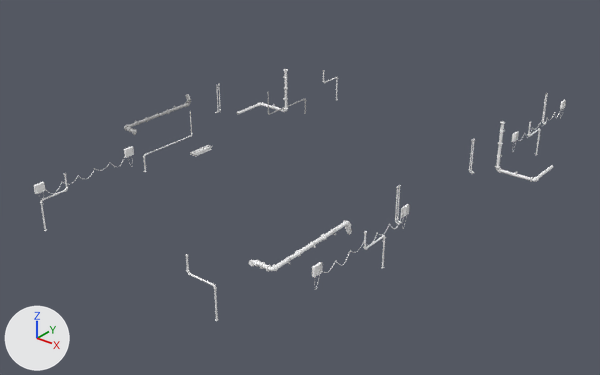
Renders of the FBX model Assets/3dAssets/Buildings/Stage1/Floor1/PipeGrp.fbx from each side of a commit.
Rendered twice from a camera (50 mm lens) standing at (48.8, -47.5, 39.2) and looking at (-2.2, 16.2, -0.3). The lights are fixed; the arrows at lower left show +X, +Y and +Z. Where no turn or scale is listed for an object, it has been applied to the vertices. Vertices at the same position are counted once.

Names of what the first picture shows: 'PipeBassL1', 'PipeBassR1', 'PipeBendL_2', 'PipeBendL_3', 'PipeLongBendR_1', 'TubeRong.002', 'pipeBassRCorner1'.
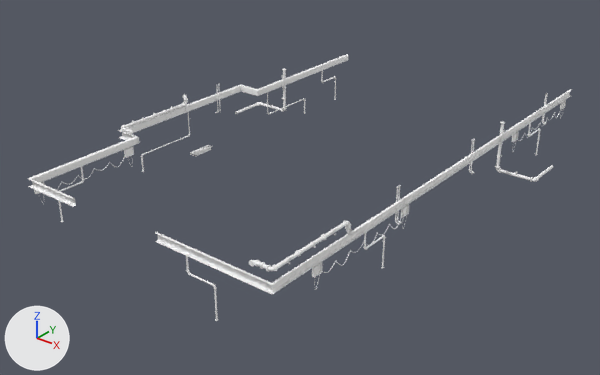
Where the newer file only moved an object's origin or applied its transform, the numbers keep the older frame.

Changed parts and their boxes [x1, y1, x2, y2] in the pictures (600 x 375 px):
'SquarePipeL_1', added
    after: [275, 89, 572, 290]
'SquarePipeL_2', added
    after: [155, 232, 279, 294]
'SquarePipeR_5', added
    after: [28, 138, 134, 188]
'SquarePipeR_3', added
    after: [118, 85, 244, 139]
'SquarePipeR_1', added
    after: [261, 54, 348, 94]
'PipeBassR1', moved
    before: [124, 94, 191, 135]
    after: [121, 94, 188, 135]
'SquarePipeR_6', added
    after: [32, 180, 76, 207]
'pipeBassRCorner1', moved
    before: [237, 69, 288, 114]
    after: [235, 68, 287, 114]
'PipeBendL_3', moved
    before: [40, 173, 68, 231]
    after: [58, 166, 84, 222]
'PipeLongBendR_1', moved
    before: [143, 111, 192, 172]
    after: [141, 112, 190, 172]
'SquarePipeR_2', added
    after: [243, 86, 262, 96]
'PipeBendL_2', moved
    before: [322, 70, 338, 100]
    after: [321, 70, 336, 100]
'SquarePipeR_4', added
    after: [123, 132, 140, 145]
'TubeRong.002', moved
    before: [45, 156, 126, 194]
    after: [57, 156, 125, 190]

Edits to the bpy script that builds the scene:
```text
Change me_mesh_015:
    where me_mesh_015.from_pydata(...)  # 680 vertices, 730 faces; spans x 0.0..0.28, y -7.59..0.0, z -4.54..0.5
    me_mesh_015 part 2: the whole mesh is moved by (0.0, 7.59, 4.46)
Change me_mesh_003:
    where me_mesh_003.from_pydata(...)  # 2461 vertices, 2296 faces; spans x -0.14..2.16, y -9.93..0.26, z -1.37..0.0
    me_mesh_003 part 1: the whole mesh is moved by (-1.73, 9.93, 1.04)
Change ob_pipebendl_3:
    ob_pipebendl_3.location: (-15.17, -7.49, 0.01) -> (-15.5, -5.19, 0.01)
Change ob_pipelongbendr_1:
    ob_pipelongbendr_1.location: (-18.0, 15.45, 4.54) -> (-18.25, 7.75, 0.08)
Change ob_pipebassrcorner1:
    ob_pipebassrcorner1.location: (-15.25, 29.08, 7.2) -> (-15.5, 29.08, 7.2)
Change ob_pipebendl_2:
    ob_pipebendl_2.location: (-15.01, 40.46, 0.01) -> (-15.5, 40.35, 0.01)
Change ob_tuberong_002:
    ob_tuberong_002.location: (-15.48, -6.64, 4.23) -> (-15.53, -6.64, 4.23)
Change ob_pipebassr1:
    ob_pipebassr1.location: (-17.86, 15.18, 7.18) -> (-16.38, 5.0, 6.14)
Add ob_squarepiper_6:
    ob_squarepiper_6 = bpy.data.objects.new('SquarePipeR_6', me_mesh_039)  # 733 vertices, 648 faces; spans x -1.62..4.38, y -16.63..-16.27, z -0.46..0.42; in mat_pipemat (white #ffffff)
    ob_squarepiper_6.location = (-13.13, 8.37, 5.42)
Add ob_squarepiper_3:
    ob_squarepiper_3 = bpy.data.objects.new('SquarePipeR_3', me_mesh_036)  # 2466 vertices, 2142 faces; spans x -0.8..0.0, y -19.5..0.0, z 0.0..0.8; in mat_pipemat (white #ffffff)
    ob_squarepiper_3.location = (-17.5, 24.5, 5.0)
Add ob_squarepiper_5:
    ob_squarepiper_5 = bpy.data.objects.new('SquarePipeR_5', me_mesh_038)  # 1617 vertices, 1395 faces; spans x 0.0..0.75, y -12.75..0.0, z -0.04..0.85; in mat_pipemat (white #ffffff)
    ob_squarepiper_5.location = (-15.5, 4.5, 5.0)
Add ob_squarepipel_1:
    ob_squarepipel_1 = bpy.data.objects.new('SquarePipeL_1', me_mesh_032)  # 6998 vertices, 5994 faces; spans x -0.2..0.2, y -27.8..27.8, z -0.4..0.4; in mat_pipemat (white #ffffff)
    ob_squarepipel_1.location = (14.32, 20.5, 5.44)
Add ob_squarepiper_1:
    ob_squarepiper_1 = bpy.data.objects.new('SquarePipeR_1', me_mesh_034)  # 2253 vertices, 1944 faces; spans x 0.1..0.4, y -8.6..9.4, z -0.5..0.4; in mat_pipemat (white #ffffff)
    ob_squarepiper_1.location = (-15.57, 33.59, 5.42)
Add ob_squarepipel_2:
    ob_squarepipel_2 = bpy.data.objects.new('SquarePipeL_2', me_mesh_033)  # 1597 vertices, 1395 faces; spans x -6.38..6.38, y -0.38..0.38, z -0.44..0.44; in mat_pipemat (white #ffffff)
    ob_squarepipel_2.location = (8.13, -7.63, 5.44)
Add ob_squarepiper_4:
    ob_squarepiper_4 = bpy.data.objects.new('SquarePipeR_4', me_mesh_037)  # 290 vertices, 243 faces; spans x 0.0..2.32, y -0.5..0.35, z -0.04..0.85; in mat_pipemat (white #ffffff)
    ob_squarepiper_4.location = (-17.5, 5.0, 5.0)
Add ob_squarepiper_2:
    ob_squarepiper_2 = bpy.data.objects.new('SquarePipeR_2', me_mesh_035)  # 290 vertices, 243 faces; spans x -2.0..0.35, y -0.85..0.0, z -0.04..0.85; in mat_pipemat (white #ffffff)
    ob_squarepiper_2.location = (-15.5, 25.0, 5.0)
```
